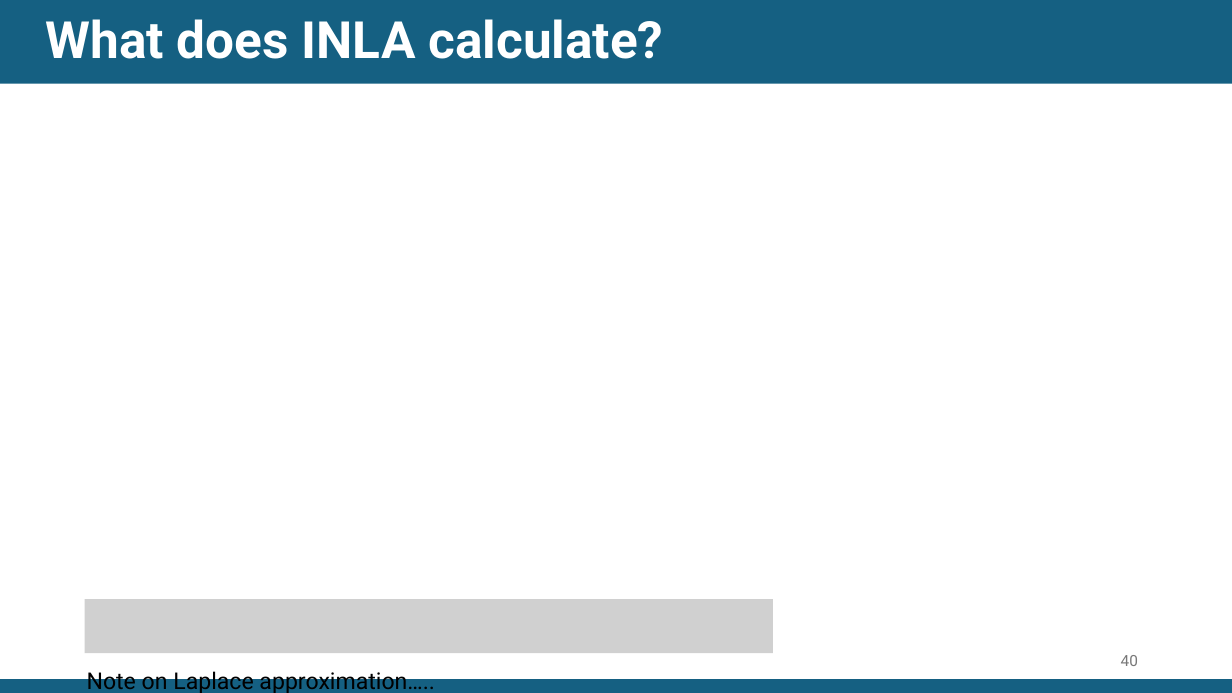
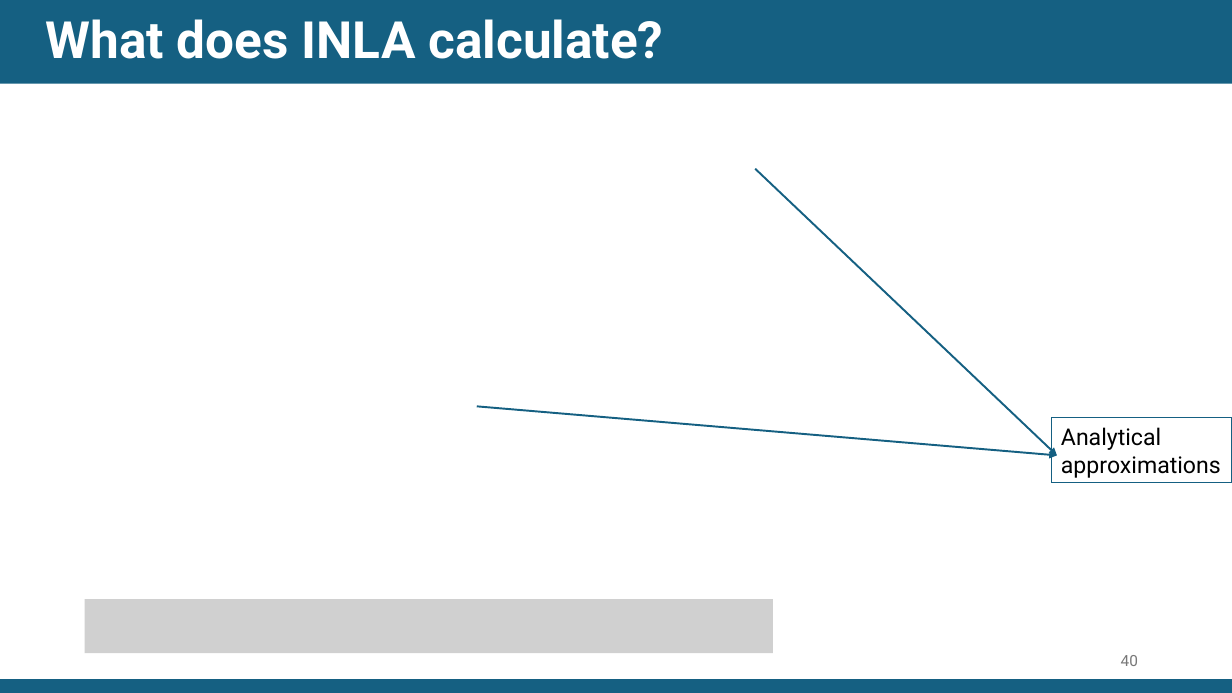
Before and after one commit to EdsonUtazi/CISON_Workshop_Nigeria, a slide deck: slide 40 of Day 1 files/Bayesian inference and computation using INLA and inlabru.pptx. Drawn at 1232x693 pixels with LibreOffice and Linux fonts; fonts in the diff are those of the drawing; grey boxes stand for pictures. Boxes give left, top, right and bottom in pixels: in the first picture for what was removed or moved away, otherwise in the second. Text is boxed around its words. In the diff, an @@ line names an element or a change of style, - is before the commit and + after.

```diff
--- a/Day 1 files/Bayesian inference and computation using INLA and inlabru.pptx
+++ b/Day 1 files/Bayesian inference and computation using INLA and inlabru.pptx
@@ arrow added from (755, 169) to (1057, 456), #156082 1.5 pt @@
@@ arrow added from (477, 407) to (1057, 456), #156082 1.5 pt @@
@@ rectangle added at [1052, 418, 1232, 483], outline #156082 0.75 pt, 18 pt, text #000000 @@
+Analytical approximations
@@ text removed at [87, 668, 435, 693] @@
-Note on Laplace approximation…..
```
Also in this commit, not shown: 5 other slides changed, 1 slide added, 1 slide removed.
